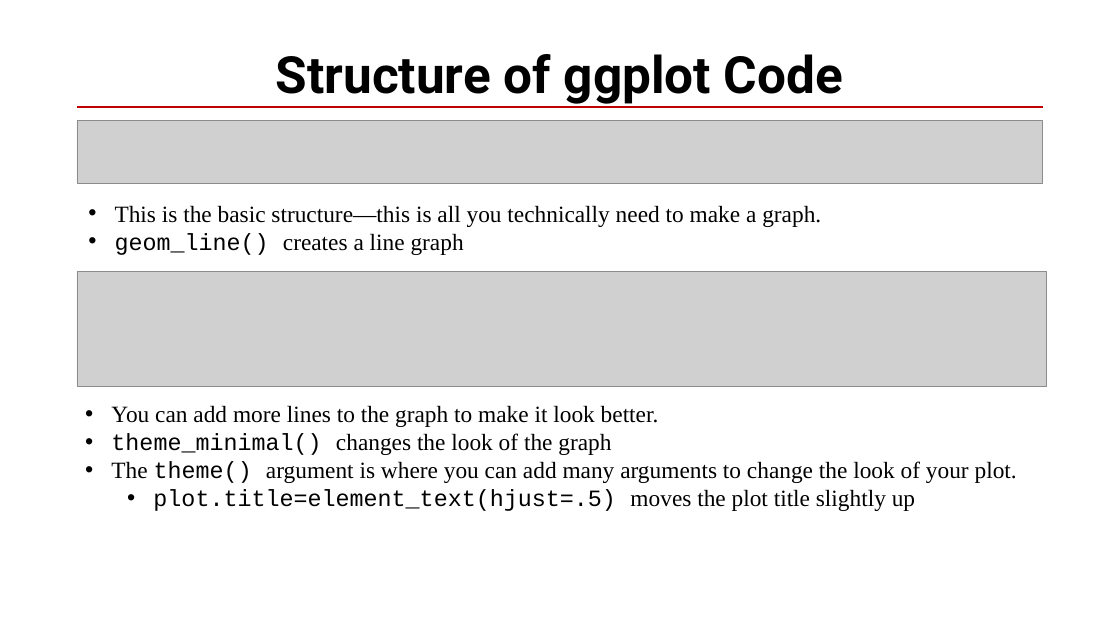
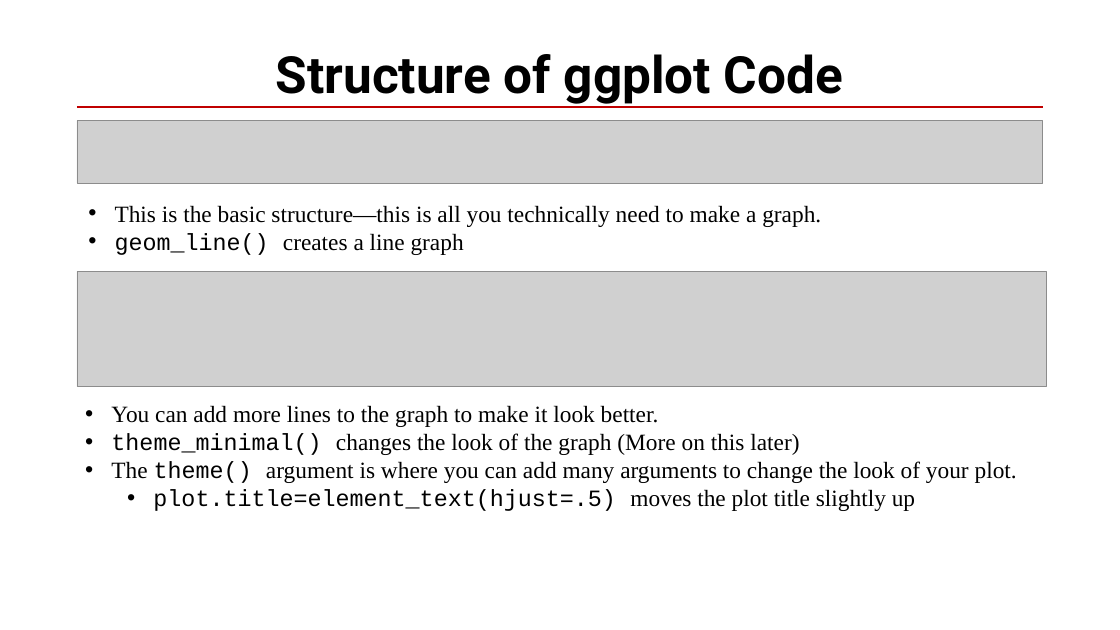
Before and after one commit to taylor-hill23/summer-ri-workshop-quarto, a slide deck: slide 17 of materials/class-slide-day3-powerpoint.pptx (slide 12 before the commit). Drawn at 1120x630 pixels with LibreOffice and Linux fonts; fonts in the diff are those of the drawing; grey boxes stand for pictures. Boxes give left, top, right and bottom in pixels: in the first picture for what was removed or moved away, otherwise in the second. Text is boxed around its words. In the diff, an @@ line names an element or a change of style, - is before the commit and + after.

```diff
--- a/materials/class-slide-day3-powerpoint.pptx
+++ b/materials/class-slide-day3-powerpoint.pptx
@@ text at <box>111,433,799,455</box>: text changed @@
-• theme_minimal() changes the look of the graph
+• theme_minimal() changes the look of the graph (More on this later)
```
Also in this commit, not shown: 3 other slides changed, 7 slides added.
